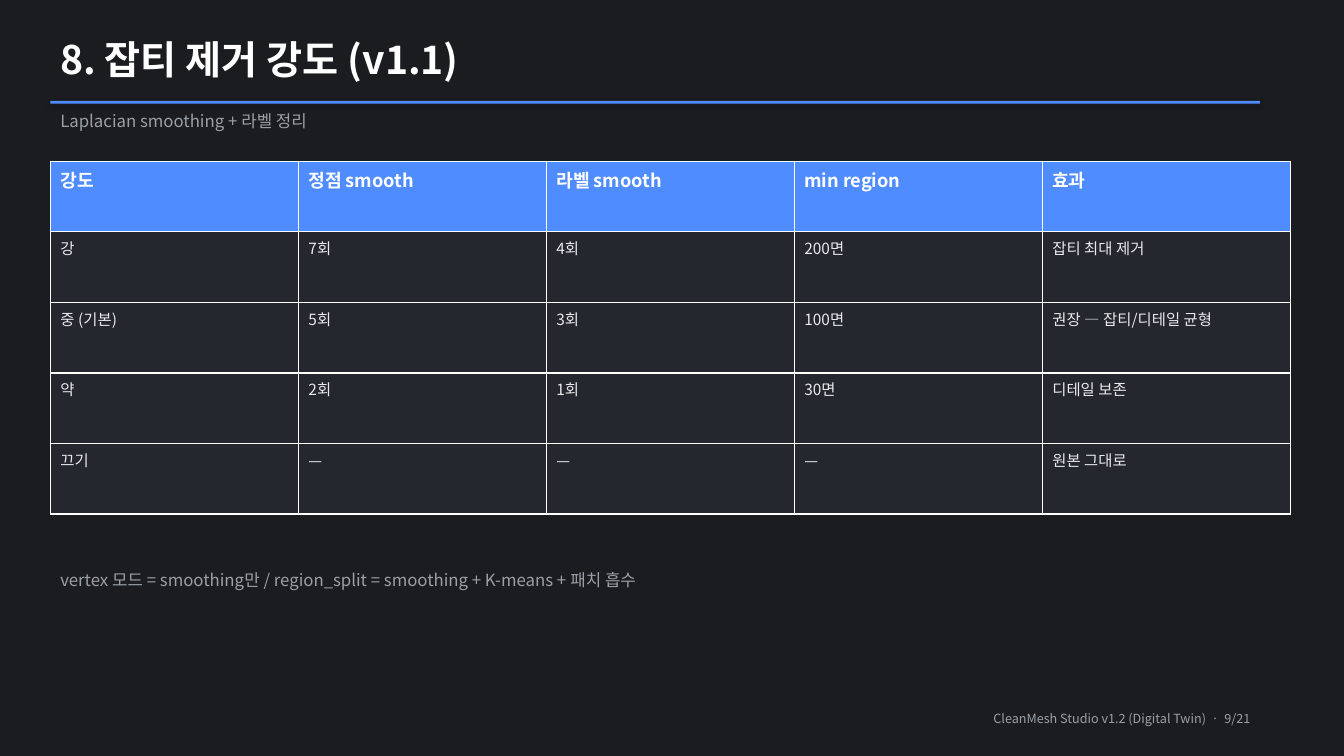
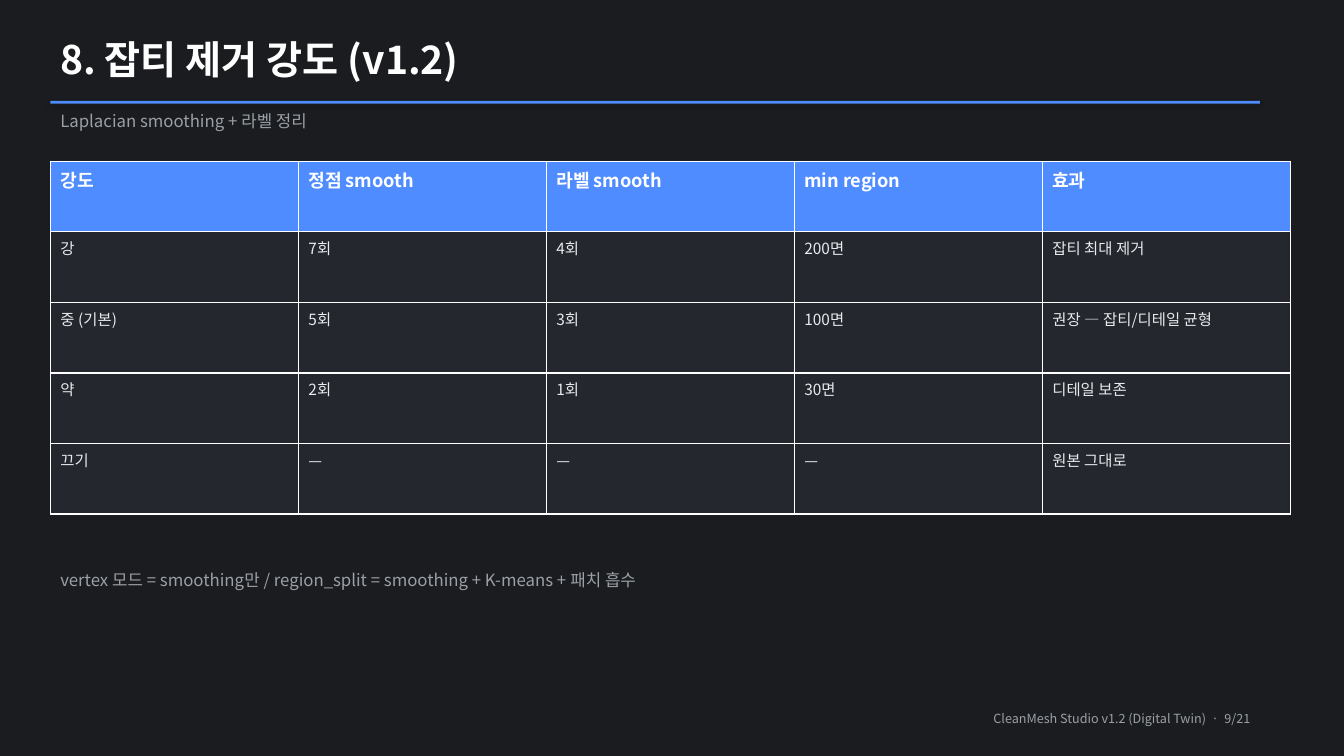
Before and after one commit to Chonghongwoo/2D_to_3D, a slide deck: slide 9 of CleanMesh_매뉴얼.pptx. Drawn at 1344x756 pixels with LibreOffice and Linux fonts; fonts in the diff are those of the drawing. Boxes give left, top, right and bottom in pixels: in the first picture for what was removed or moved away, otherwise in the second. Text is boxed around its words. In the diff, an @@ line names an element or a change of style, - is before the commit and + after.

```diff
--- a/CleanMesh_매뉴얼.pptx
+++ b/CleanMesh_매뉴얼.pptx
@@ text at <box>60,41,459,82</box>: text changed @@
-8. 잡티 제거 강도 (v1.1)
+8. 잡티 제거 강도 (v1.2)
```
Also in this commit, not shown: 2 other slides changed, 6 other files.
